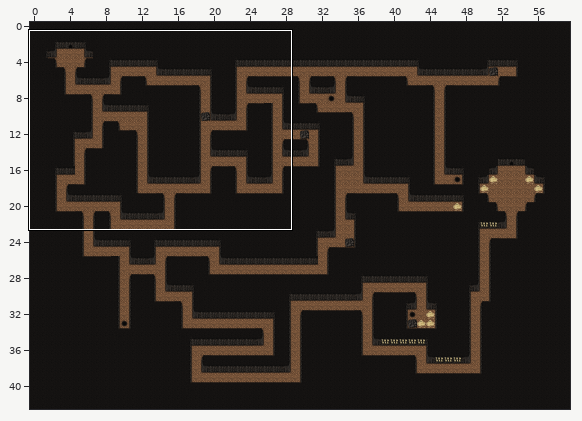
Tiled map: projects/Voodoo_Ch3/games/map.tmx. The picture above shows the old version from afar; the outline marks the close-up.
Close-up. First the earlier version:
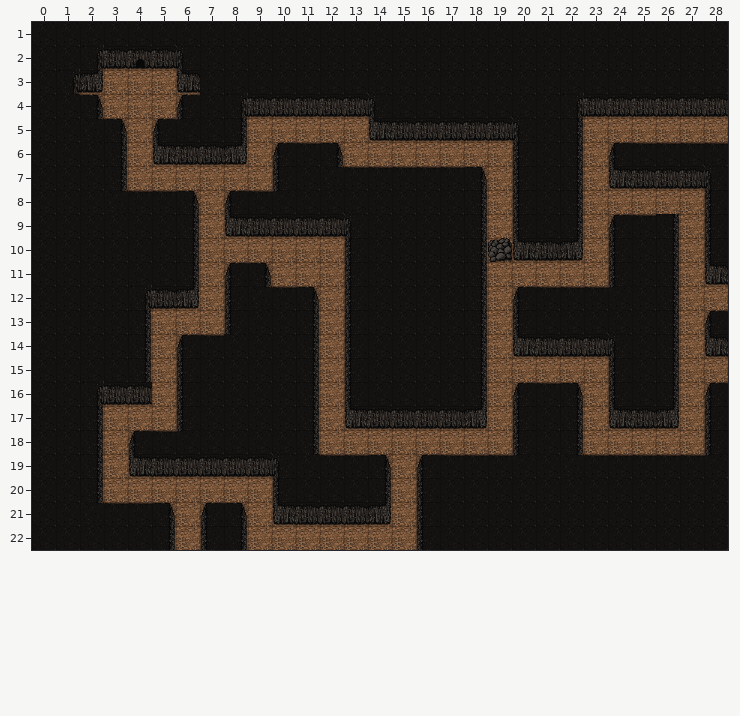
Cells are 32x32 px. Shown: x 0..28, y 1..22. The commit also changed other parts of the map, which this record leaves out. The commit also replaced the tileset; all pictures use the new one.
The same view after the edit:
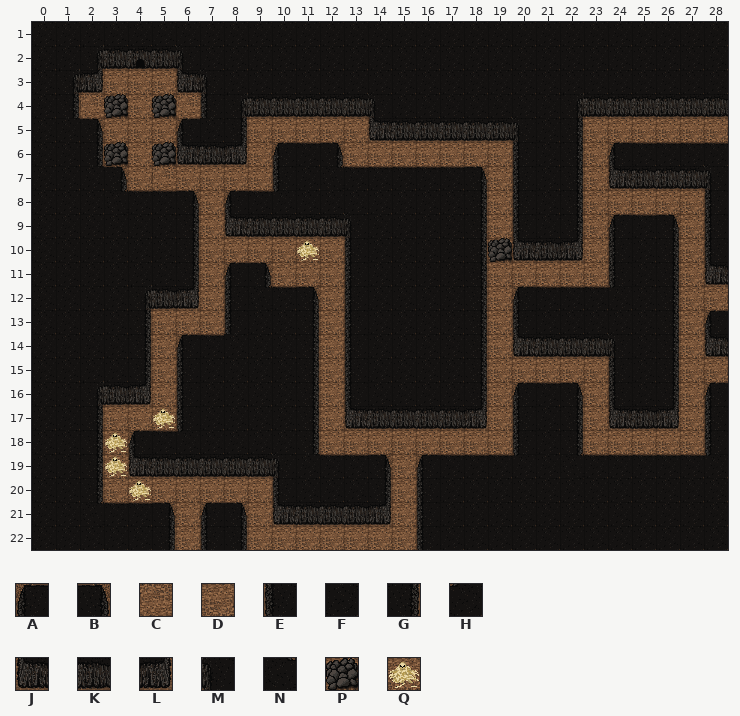
Key: from "Tileset grotte": A 0, B 2, C 3, D 4, E 5, F 6, G 7, H 9, J 10, K 11, L 12, M 13, N 14, P 16, Q 19.
_ is an empty cell, . an unchanged one.
Changes in this commit:
--- layer "colli"
@@ x 1..7 @@
- 3 ......F
- 4 FB_._AF
- 5 .NB.AH.
- 6 .FG.JK.
- 7 ..G....
+ 3 ......M
+ 4 G_P.P_E
+ 5 .B_._A.
+ 6 .GP.PJ.
+ 7 ..B....
@@ x 26..26 @@
- 9 G
+ 9 B
@@ x 4..4 @@
-16 K
+16 L
--- layer "road"
@@ x 2..6 @@
- 4 _D.D_
- 5 ._._.
+ 4 C_._C
+ 5 .D.D.
@@ x 5..5 @@
- 7 D
+ 7 C
--- layer "elem"
@@ x 11..11 @@
-10 _
+10 Q
@@ x 3..5 @@
-17 .._
-18 _..
-19 _..
-20 ._.
+17 ..Q
+18 Q..
+19 Q..
+20 .Q.
